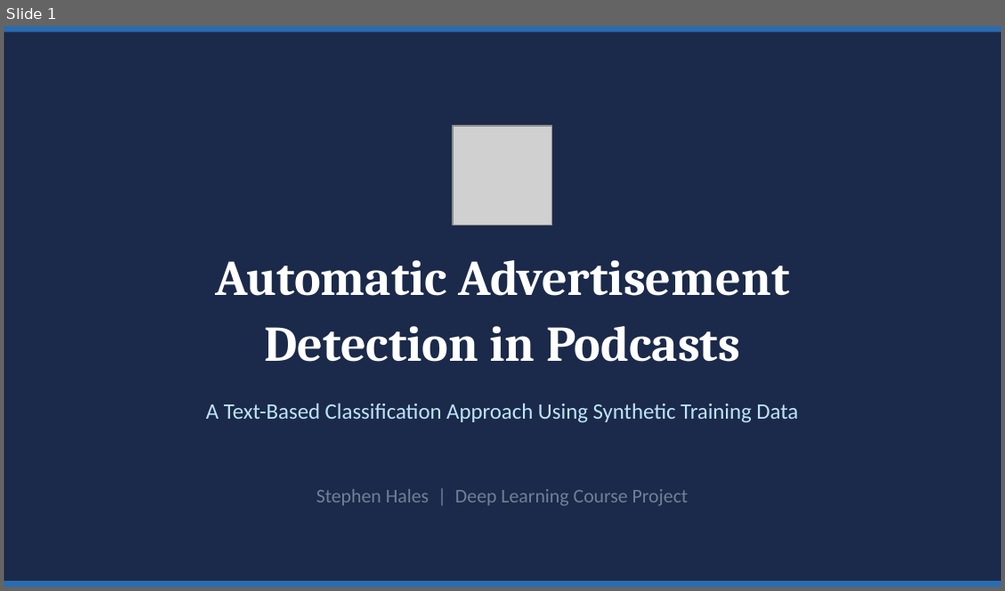
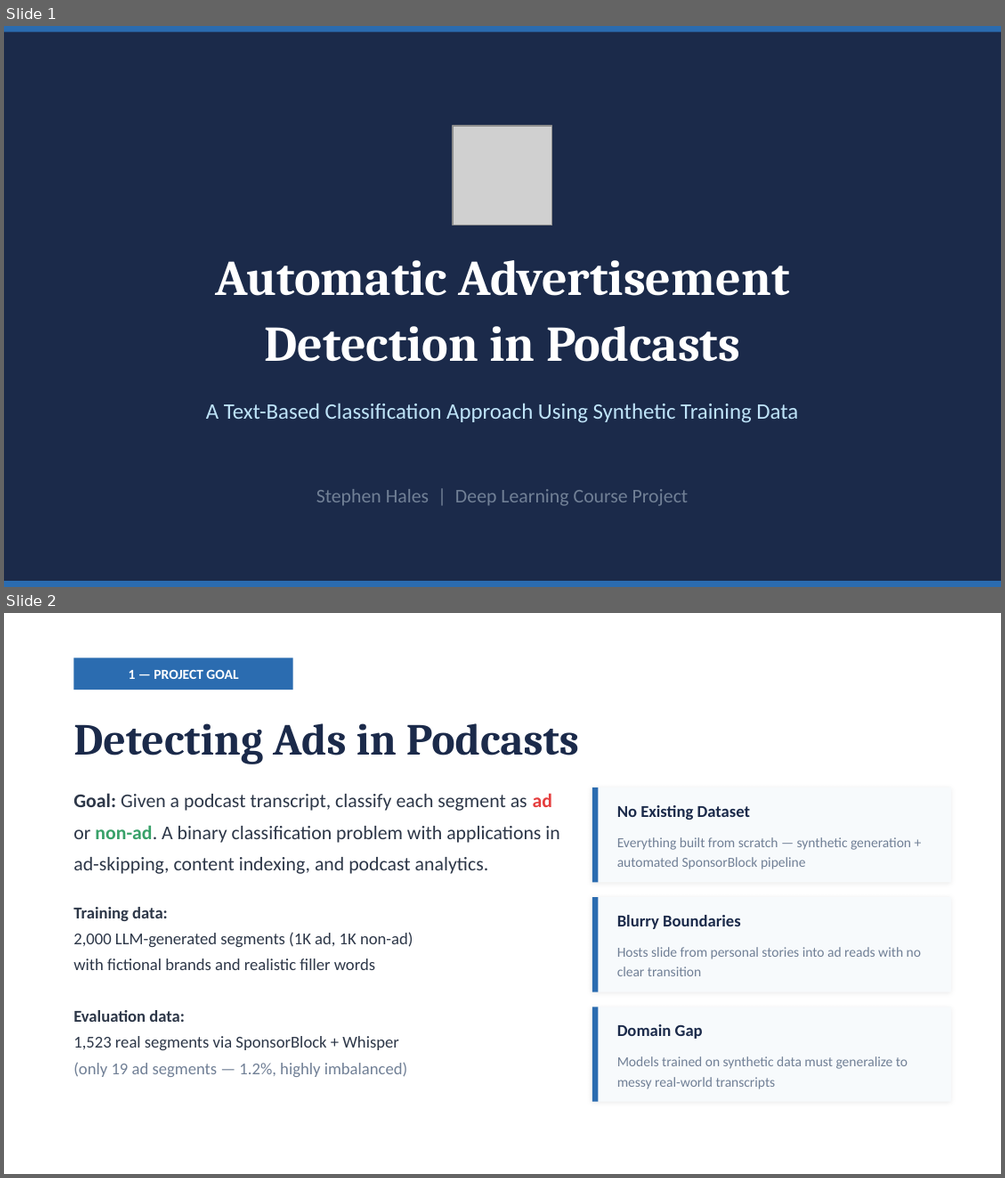
Before and after one commit to zhales05/cs-6480, a slide deck: project/podcast_ad_detection.pptx. Shown one above the other, each under a label of ours: slide 1 before the commit, slides 1 and 2 after it. The pictures are 1005x591 and 1005x1178 pixels, drawn with LibreOffice and Linux fonts; fonts in the diff are those of the drawing; grey boxes stand for pictures. Boxes give left, top, right and bottom in pixels: in the first picture for what was removed or moved away, otherwise in the second. Text is boxed around its words. In the diff, an @@ line names an element or a change of style, - is before the commit and + after.

```diff
--- a/project/podcast_ad_detection.pptx
+++ b/project/podcast_ad_detection.pptx
@@ slide 2 added at [4,613,1001,1174], background #FFFFFF @@
@@ rectangle added at [73,657,293,690], fill #2B6CB0 @@
@@ text added at [129,670,238,679], 10 pt, text #FFFFFF, bold @@
+1 — PROJECT GOAL
@@ text added at [73,723,579,764], 32 pt, text #1B2A4A, bold @@
+Detecting Ads in Podcasts
@@ text added at [73,793,559,874], 14 pt, text #2D3748 @@
+Goal: Given a podcast transcript, classify each segment as ad or non-ad. A binary classification problem with applications in ad-skipping, content indexing, and podcast analytics.
@@ rectangle added at [592,787,951,882], fill #F7FAFC @@
@@ rectangle added at [592,787,599,882], fill #2B6CB0 @@
@@ text added at [617,805,750,819], 12 pt, text #1B2A4A, bold @@
+No Existing Dataset
@@ text added at [617,837,911,869], 10 pt, text #718096 @@
+Everything built from scratch — synthetic generation + automated SponsorBlock pipeline
@@ rectangle added at [592,897,951,992], fill #F7FAFC @@
@@ rectangle added at [592,897,599,992], fill #2B6CB0 @@
@@ text added at [73,907,413,1077], 12 pt, text #2D3748 @@
+Training data:
+2,000 LLM-generated segments (1K ad, 1K non-ad)
+with fictional brands and realistic filler words
+Evaluation data:
+1,523 real segments via SponsorBlock + Whisper
+(only 19 ad segments — 1.2%, highly imbalanced)
@@ text added at [617,915,741,929], 12 pt, text #1B2A4A, bold @@
+Blurry Boundaries
@@ text added at [617,947,921,976], 10 pt, text #718096 @@
+Hosts slide from personal stories into ad reads with no clear transition
@@ rectangle added at [592,1006,951,1102], fill #F7FAFC @@
@@ rectangle added at [592,1006,599,1102], fill #2B6CB0 @@
@@ text added at [617,1024,703,1038], 12 pt, text #1B2A4A, bold @@
+Domain Gap
@@ text added at [617,1056,907,1089], 10 pt, text #718096 @@
+Models trained on synthetic data must generalize to messy real-world transcripts
```
Also in this commit, not shown: 6 other slides added, 8 slides removed, 4 other files.
